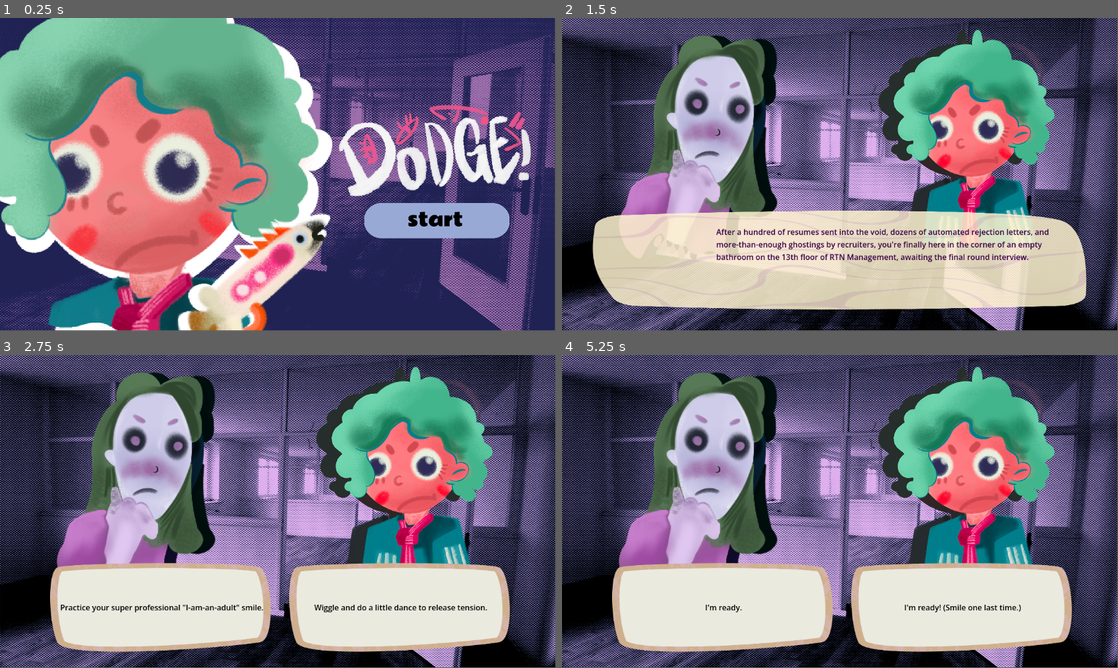
Above: before the commit, frames 1-4 (two rows, left to right).
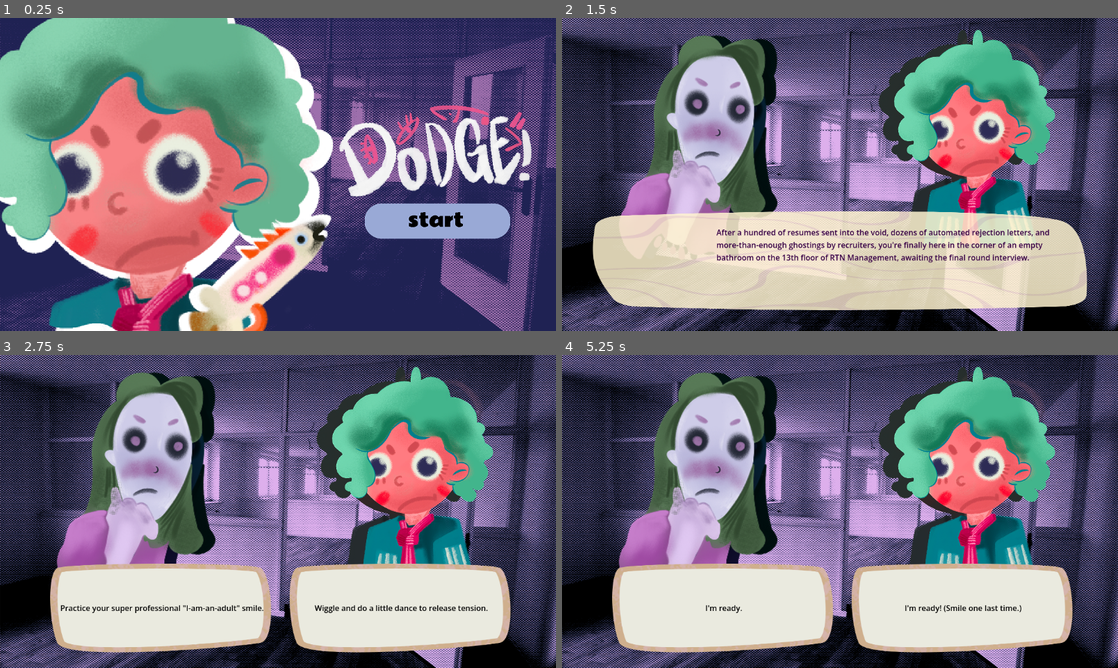
Above: after the commit, the same moments.

Repository: PastelGames/ggj-2026
Game: Godot game, scene res://Scenes/MainMenu/MainMenu.tscn
Same seed, same stepped clock (60 frames per second), same inputs: the game is played once before the commit and once after it. This scene is started directly instead of the project's main scene.
Inputs (mouse positions are in pixels of both pictures, inside the frame that each line leads up to):
- Up to frame 1 (0.25 s): no input
- Up to frame 2 (1.5 s): click (1001, 221) at 0.5 s; tap Enter (ui_accept) at 1.25 s; move the mouse to (962, 158) at 1.27 s; press the mouse at (962, 158) at 1.28 s; hold Right (move_right) from 1.28 s (still down)
- Up to frame 3 (2.75 s): tap Enter (ui_accept) at 1.52, 2, 2.27 s; move the mouse to (166, 527) at 2.02 s; release Right (move_right) at 2.03 s; release the mouse at (166, 527) at 2.03 s; hold Down (move_down) from 2.03 s (still down); click (166, 527) at 2.1 s
- Up to frame 4 (5.25 s): release Down (move_down) at 2.75 s; click "Practice your super professio…" at 2.75 s; tap Enter (ui_accept) at 3.5, 4.25, 4.52, 5 s; move the mouse to (895, 442) at 3.52 s; press the mouse at (895, 442) at 3.53 s; hold Right (move_right) 3.53-4.28 s; move the mouse to (812, 574) at 4.27 s; release the mouse at (812, 574) at 4.28 s; hold Up (move_up) 4.28-5.03 s; click (812, 574) at 4.35 s; move the mouse to (1006, 558) at 5.02 s; press the mouse at (1006, 558) at 5.03 s; hold Left (move_left) from 5.03 s (still down)
In our replay, the window is 799x449 before the commit and 800x450 after it. These sizes can differ from the game's own. Grey fills any space a smaller window leaves; there, only what the larger window draws over its background counts as a difference.

The runs differ from the first frame. In frame 1, 20% of the frame differs, in the area x 0-100%, y 0-100%; in frame 2, 31%; in frame 3, 33%; in frame 4, 32%.

Commit message:
Happy path demo
Sorry rei :(

Diff:
--- a/Scenes/BulletHell/bullet_hell_manager.gd
+++ b/Scenes/BulletHell/bullet_hell_manager.gd
@@ -1,7 +1,7 @@
 extends Node2D
 class_name BulletHellManager
 
-func _initialize(buffs: BuffData) -> void:
+func initialize(buffs: BuffData) -> void:
 	MusicManager.set_bgm_and_play("Dungeon")
 	return
 
--- a/Scenes/BulletHell/level_01.tscn
+++ b/Scenes/BulletHell/level_01.tscn
@@ -1,13 +1,14 @@
-[gd_scene format=4 uid="uid://d4aubggv8f273"]
+[gd_scene format=4 uid="uid://bcbx85drsj7vv"]
 
 [ext_resource type="Script" uid="uid://dimk3acq356qu" path="res://Scripts/level01.gd" id="1_ns8yt"]
 [ext_resource type="PackedScene" uid="uid://c1031ps30bjdd" path="res://Scenes/BulletHell/player.tscn" id="2_mm1wh"]
 [ext_resource type="PackedScene" uid="uid://f3boarrjcb5t" path="res://Scenes/BulletHell/enemy.tscn" id="3_svqvh"]
-[ext_resource type="PackedScene" uid="uid://ct4nuoe6tj776" path="res://Scenes/BulletHell/fixed_enemy.tscn" id="4_mm1wh"]
+[ext_resource type="PackedScene" path="res://Scenes/BulletHell/fixed_enemy.tscn" id="4_mm1wh"]
 [ext_resource type="Texture2D" uid="uid://50uvphenisp1" path="res://Huge tile 150x150.png" id="4_v5og7"]
+[ext_resource type="Resource" uid="uid://djmjb8s07pi4v" path="res://Resources/Generated/DialogueInteraction3.tres" id="5_rdg30"]
 [ext_resource type="Texture2D" uid="uid://cbyscboopfby6" path="res://art assets/floor tiles/floors 1-4.png" id="5_v5og7"]
 [ext_resource type="Texture2D" uid="uid://bvwl4etcsb0e1" path="res://walls tiles.png" id="5_vkmdn"]
-[ext_resource type="PackedScene" path="res://Scenes/BulletHell/pause_panel.tscn" id="6_rdg30"]
+[ext_resource type="PackedScene" uid="uid://bfyoan7thjbs8" path="res://Scenes/BulletHell/pause_panel.tscn" id="6_rdg30"]
 [ext_resource type="Texture2D" uid="uid://chruym6sj8q0v" path="res://walls/walls 1-4.png" id="11_tld68"]
 
 [sub_resource type="TileSetAtlasSource" id="TileSetAtlasSource_vkmdn"]
@@ -117,6 +118,7 @@
 player_scene = ExtResource("2_mm1wh")
 enemy_scene = ExtResource("3_svqvh")
 fixed_enemy = ExtResource("4_mm1wh")
+next_dialogue = ExtResource("5_rdg30")
 
 [node name="FloorTiles" type="TileMapLayer" parent="." unique_id=986852122]
 tile_map_data = PackedByteArray("AAAAAAAAAAACAAAAAAAAAAEAAAADAAAAAAAAAAIAAAABAAAAAAAAAAMAAAADAAAAAAAAAAQAAAACAAAAAAAAAA …(40768 unchanged characters)…
--- a/Scenes/BulletHell/level_02.tscn
+++ b/Scenes/BulletHell/level_02.tscn
@@ -1,13 +1,14 @@
-[gd_scene format=4 uid="uid://bsyqsnvpu7ni2"]
+[gd_scene format=4 uid="uid://dvxqxutec7kde"]
 
 [ext_resource type="Script" uid="uid://drxyvintdog67" path="res://Scripts/level02.gd" id="1_7knvc"]
 [ext_resource type="PackedScene" uid="uid://c1031ps30bjdd" path="res://Scenes/BulletHell/player.tscn" id="2_0s2il"]
 [ext_resource type="PackedScene" uid="uid://f3boarrjcb5t" path="res://Scenes/BulletHell/enemy.tscn" id="3_aloqa"]
+[ext_resource type="Resource" uid="uid://dr0qveypoljqw" path="res://Resources/Generated/DialogueInteraction6.tres" id="4_vjcq5"]
 [ext_resource type="Texture2D" uid="uid://cbyscboopfby6" path="res://art assets/floor tiles/floors 1-4.png" id="5_x8c7e"]
 [ext_resource type="Texture2D" uid="uid://50uvphenisp1" path="res://Huge tile 150x150.png" id="6_l6ol7"]
 [ext_resource type="Texture2D" uid="uid://bvwl4etcsb0e1" path="res://walls tiles.png" id="7_rq7og"]
 [ext_resource type="Texture2D" uid="uid://chruym6sj8q0v" path="res://walls/walls 1-4.png" id="8_e1o30"]
-[ext_resource type="PackedScene" path="res://Scenes/BulletHell/pause_panel.tscn" id="9_g5cxg"]
+[ext_resource type="PackedScene" uid="uid://bfyoan7thjbs8" path="res://Scenes/BulletHell/pause_panel.tscn" id="9_g5cxg"]
 
 [sub_resource type="TileSetAtlasSource" id="TileSetAtlasSource_vkmdn"]
 texture = ExtResource("5_x8c7e")
@@ -115,6 +116,7 @@
 script = ExtResource("1_7knvc")
 player_scene = ExtResource("2_0s2il")
 enemy_scene = ExtResource("3_aloqa")
+next_dialogue = ExtResource("4_vjcq5")
 
 [node name="FloorTiles" type="TileMapLayer" parent="." unique_id=986852122]
 tile_map_data = PackedByteArray("AAAAAAAAAAAAAAAAAAAAAAEAAAACAAAAAAAAAAIAAAADAAAAAAAAAAMAAAABAAAAAAAAAAQAAAACAAAAAAAAAA …(40768 unchanged characters)…
--- a/Scenes/BulletHell/level_03.tscn
+++ b/Scenes/BulletHell/level_03.tscn
@@ -1,13 +1,14 @@
-[gd_scene format=4 uid="uid://bixct4pxqdvek"]
+[gd_scene format=4 uid="uid://cy7ei3cutb5a4"]
 
 [ext_resource type="Script" uid="uid://cxk0g2nq0h12g" path="res://Scripts/level03.gd" id="1_bht3w"]
 [ext_resource type="PackedScene" uid="uid://c1031ps30bjdd" path="res://Scenes/BulletHell/player.tscn" id="2_04gxt"]
 [ext_resource type="PackedScene" uid="uid://f3boarrjcb5t" path="res://Scenes/BulletHell/enemy.tscn" id="3_kgkn0"]
+[ext_resource type="Resource" uid="uid://yg5bjsskrebs" path="res://Resources/Generated/DialogueInteraction9.tres" id="4_04gxt"]
 [ext_resource type="Texture2D" uid="uid://cbyscboopfby6" path="res://art assets/floor tiles/floors 1-4.png" id="4_6xxnu"]
 [ext_resource type="Texture2D" uid="uid://50uvphenisp1" path="res://Huge tile 150x150.png" id="5_7xaix"]
 [ext_resource type="Texture2D" uid="uid://bvwl4etcsb0e1" path="res://walls tiles.png" id="6_x1k7f"]
 [ext_resource type="Texture2D" uid="uid://chruym6sj8q0v" path="res://walls/walls 1-4.png" id="7_aqwx7"]
-[ext_resource type="PackedScene" path="res://Scenes/BulletHell/pause_panel.tscn" id="8_aygu3"]
+[ext_resource type="PackedScene" uid="uid://bfyoan7thjbs8" path="res://Scenes/BulletHell/pause_panel.tscn" id="8_aygu3"]
 
 [sub_resource type="TileSetAtlasSource" id="TileSetAtlasSource_vkmdn"]
 texture = ExtResource("4_6xxnu")
@@ -115,6 +116,7 @@
 script = ExtResource("1_bht3w")
 player_scene = ExtResource("2_04gxt")
 enemy_scene = ExtResource("3_kgkn0")
+next_dialogue = ExtResource("4_04gxt")
 
 [node name="FloorTiles" type="TileMapLayer" parent="." unique_id=986852122]
 tile_map_data = PackedByteArray("AAAAAAAAAAAAAAAAAAAAAAEAAAADAAAAAAAAAAIAAAADAAAAAAAAAAMAAAABAAAAAAAAAAQAAAABAAAAAAAAAA …(40768 unchanged characters)…
--- a/Scenes/MainMenu/MainMenu.tscn
+++ b/Scenes/MainMenu/MainMenu.tscn
@@ -17,8 +17,14 @@
 [node name="MainMenu" type="CanvasLayer" unique_id=623284664]
 script = ExtResource("1_cdkru")
 
-[node name="TemporaryStartScreen" type="Sprite2D" parent="." unique_id=2047103131]
-position = Vector2(575, 324)
+[node name="TemporaryStartScreen" type="TextureRect" parent="." unique_id=1934218216]
+anchors_preset = 15
+anchor_right = 1.0
+anchor_bottom = 1.0
+grow_horizontal = 2
+grow_vertical = 2
+size_flags_horizontal = 3
+size_flags_vertical = 6
 texture = ExtResource("2_sg7ab")
 
 [node name="ExitButton" type="Button" parent="." unique_id=166403615]
--- a/Scenes/SceneManager.tscn
+++ b/Scenes/SceneManager.tscn
@@ -1,12 +1,21 @@
 [gd_scene format=3 uid="uid://i4mfrv5ouqw2"]
 
-[ext_resource type="Script" path="res://Scripts/SceneManager.gd" id="1_hjya1"]
+[ext_resource type="Script" uid="uid://cbylf4pfv5uy3" path="res://Scripts/SceneManager.gd" id="1_hjya1"]
 [ext_resource type="PackedScene" uid="uid://cx4fsol56pjdq" path="res://Scenes/UI/DialogueScreen.tscn" id="2_7xrkh"]
 [ext_resource type="PackedScene" uid="uid://dxo26f1dgks86" path="res://Scenes/BulletHell/bullet_hell_main.tscn" id="3_83gc0"]
+[ext_resource type="PackedScene" uid="uid://bcbx85drsj7vv" path="res://Scenes/BulletHell/level_01.tscn" id="4_8ysa5"]
+[ext_resource type="PackedScene" path="res://Scenes/BulletHell/level_02.tscn" id="5_2cmid"]
+[ext_resource type="PackedScene" path="res://Scenes/BulletHell/level_03.tscn" id="6_q4unc"]
 
 [node name="SceneManager" type="Node" unique_id=1171219416]
 script = ExtResource("1_hjya1")
 scene_dictionary = Dictionary[String, PackedScene]({
 "Bullet Hell": ExtResource("3_83gc0"),
-"Dialogue": ExtResource("2_7xrkh")
+"Dialogue": ExtResource("2_7xrkh"),
+"bullet_hell_1_mask": ExtResource("4_8ysa5"),
+"bullet_hell_1_nomask": ExtResource("4_8ysa5"),
+"bullet_hell_2_mask": ExtResource("5_2cmid"),
+"bullet_hell_2_nomask": ExtResource("5_2cmid"),
+"bullet_hell_3_mask": ExtResource("6_q4unc"),
+"bullet_hell_3_nomask": ExtResource("6_q4unc")
 })
--- a/Scenes/UI/DialogueScreen.tscn
+++ b/Scenes/UI/DialogueScreen.tscn
@@ -72,6 +72,9 @@
 
 [node name="DialoguePanel" parent="." unique_id=1735828500 instance=ExtResource("5_1w131")]
 
+[node name="SpeakerThumbnailTexture" parent="DialoguePanel" index="0" unique_id=1216936534]
+texture = null
+
 [node name="ResponsePanel" parent="." unique_id=1479755516 instance=ExtResource("4_vxibi")]
 visible = false
 offset_top = 32.0
--- a/Scripts/DialogueManager.gd
+++ b/Scripts/DialogueManager.gd
@@ -83,7 +83,7 @@
 func handle_response(response: ResponseData):
 	match response.type:
 		ResponseData.ResponseType.CHANGE_SCENE:
-			SceneManager.load_scene(response.payload)
+			GameManager.transition_to_bullet_hell(response.payload)
 
 		ResponseData.ResponseType.NEW_DIALOGUE:
 			dialogue_interaction_data = GameManager.interaction_dictionary[response.payload]
--- a/Scripts/GameManager.gd
+++ b/Scripts/GameManager.gd
@@ -2,6 +2,10 @@
 
 @export var dialogue_interactions: Array[DialogueInteractionData]
 @export var starting_dialogue_interaction: DialogueInteractionData
+@export var lvl_1_buff: BuffData
+@export var lvl_2_buff: BuffData
+@export var lvl_3_buff: BuffData
+
 
 var interaction_dictionary: Dictionary
 
@@ -11,6 +15,21 @@
 		interaction_dictionary[interaction.id] = interaction
 
 
+func transition_to_bullet_hell(payload):
+	SceneManager.load_scene(payload)
+	await get_tree().scene_changed
+	var lvl = get_tree().get_first_node_in_group("level_manager")
+	if str(payload).ends_with("mask"):
+		lvl.initialize(lvl_1_buff)
+
+
+func transition_to_dialogue(data: DialogueInteractionData):
+	var dialogue_scene = SceneManager.scene_dictionary["Dialogue"]
+	get_tree().change_scene_to_packed(dialogue_scene)
+	await get_tree().scene_changed
+	get_tree().current_scene.dialogue_interaction_data = data
+
+
 func start_game():
 	var dialogue_scene = SceneManager.scene_dictionary["Dialogue"]
 	get_tree().change_scene_to_packed(dialogue_scene)
--- a/Scripts/level01.gd
+++ b/Scripts/level01.gd
@@ -4,6 +4,7 @@
 @export var enemy_scene: PackedScene
 @export var fixed_enemy: PackedScene
 @export var player_lives = 1
+@export var next_dialogue: DialogueInteractionData
 
 var bullet_parent: Node = null
 var player_location: Vector2 = Vector2.ZERO
@@ -22,8 +23,8 @@
 	if player:
 		player_location = player.global_position
 
-func _initialize(buffs: BuffData) -> void:
-	super._initialize(buffs)
+func initialize(buffs: BuffData) -> void:
+	super.initialize(buffs)
 	_spawn_player(buffs)
 
 func _ready() -> void:
@@ -83,3 +84,6 @@
 
 	if parent and parent.is_in_group("player"):
 		_on_success()
+
+func _on_success() -> void:
+	GameManager.transition_to_dialogue(next_dialogue)
--- a/Scripts/level02.gd
+++ b/Scripts/level02.gd
@@ -4,6 +4,7 @@
 @export var enemy_scene: PackedScene
 @export var fixed_enemy: PackedScene
 @export var player_lives = 1
+@export var next_dialogue: DialogueInteractionData
 
 var bullet_parent: Node = null
 var player_location: Vector2 = Vector2.ZERO
@@ -22,13 +23,12 @@
 	if player:
 		player_location = player.global_position
 
-func _initialize(buffs: BuffData) -> void:
-	super._initialize(buffs)
+func initialize(buffs: BuffData) -> void:
+	super.initialize(buffs)
 	_spawn_player(buffs)
 
 func _ready() -> void:
 	# For testing
-	_initialize(null)
 	end.area_entered.connect(_on_end_entered)
 	$EnemySpawnTimer.timeout.connect(_spawn_enemy)
 	$EnemySpawnTimer.start(2)
@@ -82,3 +82,6 @@
 
 	if parent and parent.is_in_group("player"):
 		_on_success()
+
+func _on_success() -> void:
+	GameManager.transition_to_dialogue(next_dialogue)
--- a/Scripts/level03.gd
+++ b/Scripts/level03.gd
@@ -4,6 +4,8 @@
 @export var enemy_scene: PackedScene
 @export var fixed_enemy: PackedScene
 @export var player_lives = 1
+@export var next_dialogue: DialogueInteractionData
+
 
 var bullet_parent: Node = null
 var player_location: Vector2 = Vector2.ZERO
@@ -22,8 +24,8 @@
 	if player:
 		player_location = player.global_position
 
-func _initialize(buffs: BuffData) -> void:
-	super._initialize(buffs)
+func initialize(buffs: BuffData) -> void:
+	super.initialize(buffs)
 	_spawn_player(buffs)
 
 func _ready() -> void:
@@ -82,3 +84,6 @@
 
 	if parent and parent.is_in_group("player"):
 		_on_success()
+
+func _on_success() -> void:
+	GameManager.transition_to_dialogue(next_dialogue)
--- a/project.godot
+++ b/project.godot
@@ -11,7 +11,7 @@
 [application]
 
 config/name="GGJ 2026"
-run/main_scene="uid://bge0ssf1kk4xt"
+run/main_scene="uid://djtgy34lb3syn"
 config/features=PackedStringArray("4.6", "GL Compatibility")
 
 [autoload]
@@ -19,6 +19,10 @@
 MusicManager="*uid://cemwom08sydd7"
 GameManager="*uid://bad55gk5fdbxq"
 SceneManager="*uid://i4mfrv5ouqw2"
+
+[display]
+
+window/stretch/mode="viewport"
 
 [editor_plugins]
 
Not shown, added: Builds/GGJ 2026.apple-touch-icon.png.import
Not shown, added: Builds/GGJ 2026.icon.png.import
Not shown, added: Builds/GGJ 2026.png.import
Not shown, added: Imported/Music/Dungeon.wav.import
Not shown, added: export_presets.cfg
Not shown, added: Builds.zip
Not shown, added: Builds/GGJ 2026.apple-touch-icon.png
Not shown, added: Builds/GGJ 2026.audio.position.worklet.js
Not shown, added: Builds/GGJ 2026.audio.worklet.js
Not shown, added: Builds/GGJ 2026.icon.png
Not shown, added: Builds/GGJ 2026.js
Not shown, added: Builds/GGJ 2026.pck
(and 2 more such lines)
